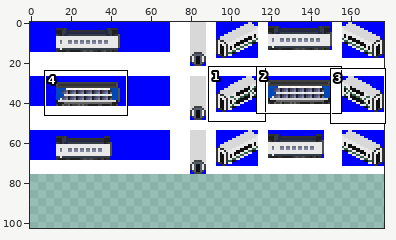
Two versions of one sprite sheet, src/wagon/passenger_wagon/passenger_wagon.png. The first picture is a wide view before the edit; the outline marks the close-up.
Close-up. Earlier state:
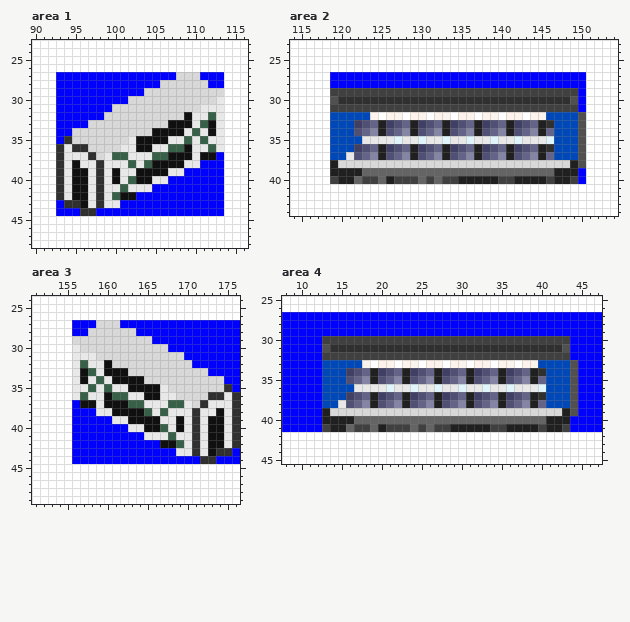
The file is 177x76 pixels. Colours within 5 levels of each other are drawn and written as one. Shown: area 1: x 90..116, y 23..48; area 2: x 114..154, y 23..44; area 3: x 151..176, y 24..49; area 4: x 8..47, y 25..45. The old version is drawn lined up with the new one, on the new canvas. The commit also changed other parts of the picture, which this record leaves out.
The result:
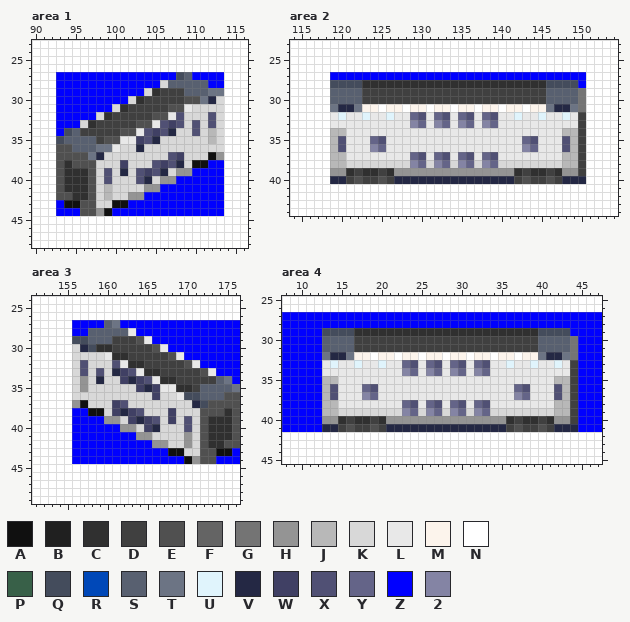
Palette (. is transparent): A #101010  B #202020  C #303030  D #404040  E #505050  F #646464  G #747474  H #949494  J #b8b8b8  K #d8d8d8  L #e8e8e8  M #fcf4ec  N #ffffff  P #386048  Q #444c5c  R #0048b8  S #586070  T #6c7484  U #e0f4fc  V #242844  W #404064  X #505074  Y #646488  Z #0000ff  2 #8484a4
The edit:
canvas 177x76 -> 177x103
Changed rows in their new state; - is an unchanged pixel.
Area 1:
first column x 93:
27 ---------------QSZ---
28 --------------SSSSS--
29 ------------CDDDSSSTT
30 ----------CDDDDDEETVK
31 --------CDDDDDEEL-KKK
32 -----KCDDDDDEELXKKKXK
33 ---KCDDDDDEELXWXKXKXK
34 -QSDDDDDEELXWXVKKXKJK
35 QSSSSDEEL-WXVKKKKKKJK
36 EESSSTTLKKVKKKKKKKKKK
37 EEEETVKKKKKKKKXWKKK-H
38 ECEEEKKKWKKKXWXVKAA--
39 ECCCEKXKVKXWXVKHH----
40 ECCCEKXKKKXVKHH------
41 ECCCEKJKKKKHH--------
42 EECCEKJKKHH----------
43 -AAEEKKAA------------
44 ---EEHA--------------
Area 2:
first column x 119:
28 QQQQCCCCCCCCCCCCCCCCCCCCCCCQQQQ-
29 SSSS-----------------------SSSSG
30 SSSSDDDDDDDDDDDDDDDDDDDDDDDSSSSG
31 TVVTMMNMMNMMNMMNMMNMMNMMNMMTVVTG
32 LULLULLULLYXLYXLYXLYXLLULLULLULD
33 LLLLLLLLLL2YL2YL2-L2YLLLLLLLLLLD
34 JJLLLLLLLLLLLLLLLLLLLLLLLLLLLJJD
35 JXLL-YX-L--L--L--L--L--LYX-LLXJD
36 JXLLL2YLLLLLLLLLLLLLLLLL2-LLLXJD
37 JJ-LLLLLLLY-LYXL-XLYXLLLLLLLLJJD
38 JJ--------2Y-2Y-2Y-2Y--------JJD
39 HHCDCCDCHHHHHHHHHHHHHHHCDCCDCHHD
40 VVDE--EDVVVVVVVVVVVVVVVDEDDEDVVV
Area 3:
first column x 156:
27 ---ZST---------------
28 --SSSSSL-------------
29 QQSSSDDDEL-----------
30 KVQCCDDDDDEL---------
31 KKK-LCCDDDDDEL-------
32 KXKKKXLCCDDDDDEL-----
33 KXKXKVWXLCCDDDDDEL---
34 KHKVKKWVWXLCCDDDDDST-
35 KHKKKKKKWVW-LCCDSSSST
36 KKKKKKKKKKWKKLQQSSSEE
37 H-KKKWXKKKKKKKKVQEEEE
38 --AAKWVWXKKKWKKKEEECE
39 ----HHKWVWXKWKXKECCCE
40 ------HHKWVKKKXKECCCE
41 --------HHKKKKHKECCCE
42 ----------HHKKHKECCEE
43 ------------AAKKEEAA-
44 --------------AHEE---
Area 4:
first column x 13:
29 QQQQCCCCCCCCCCCCCCCCCCCCCCCQQQQ-
30 SSSS-----------------------SSSSG
31 SSSSDDDDDDDDDDDDDDDDDDDDDDDSSSSG
32 TVVTMMNMMNMMNMMNMMNMMNMMNMMTVVTG
33 LULLULLULLYXLYXLYXLYXLLULLULLULD
34 LLLLLLLLLL2YL2YL2-L2YLLLLLLLLLLD
35 JJLLLLLLLLLLLLLLLLLLLLLLLLLLLJJD
36 JXLL-YX-L--L--L--L--L--LYX-LLXJD
37 JXLLL2YLLLLLLLLLLLLLLLLL2-LLLXJD
38 JJ-LLLLLLLY-LYXL-XLYXLLLLLLLLJJD
39 JJ--------2Y-2Y-2Y-2Y--------JJD
40 HHCDCCDCHHHHHHHHHHHHHHHCDCCDCHHD
41 VVDE--EDVVVVVVVVVVVVVVVDEDDEDVVV
Where, in picture pixels (left, top, right, bottom), the same in both close-ups:
changed: (56, 72, 224, 216)
changed: (330, 80, 586, 184)
changed: (72, 320, 240, 464)
changed: (322, 328, 578, 432)
